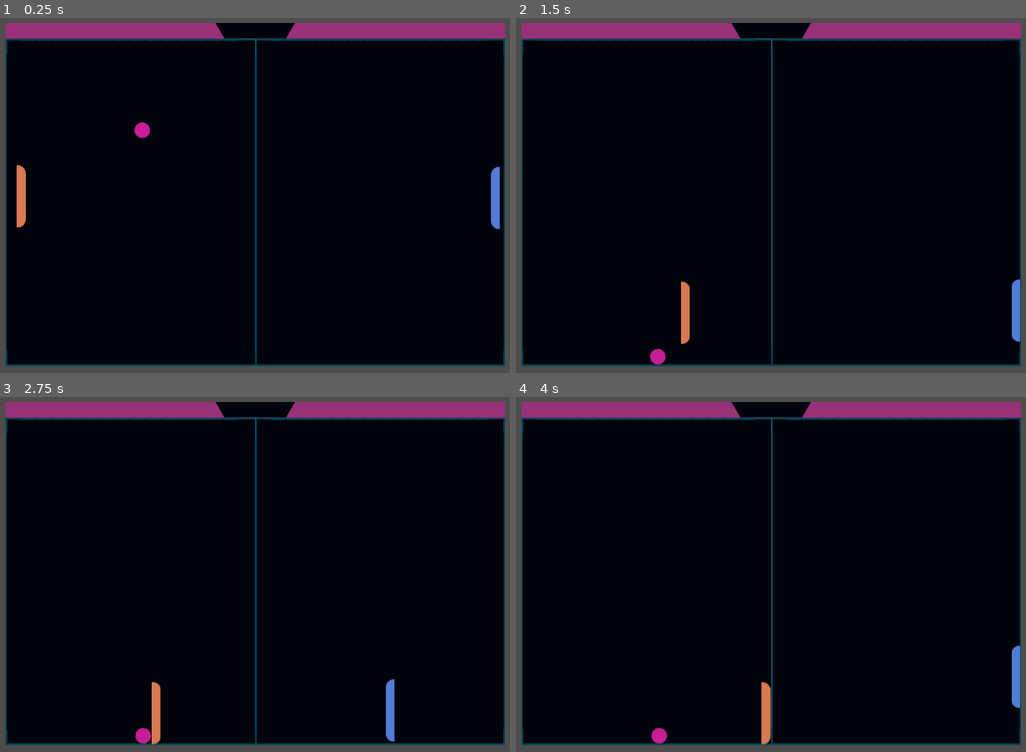
Above: before the commit, frames 1-4 (two rows, left to right).
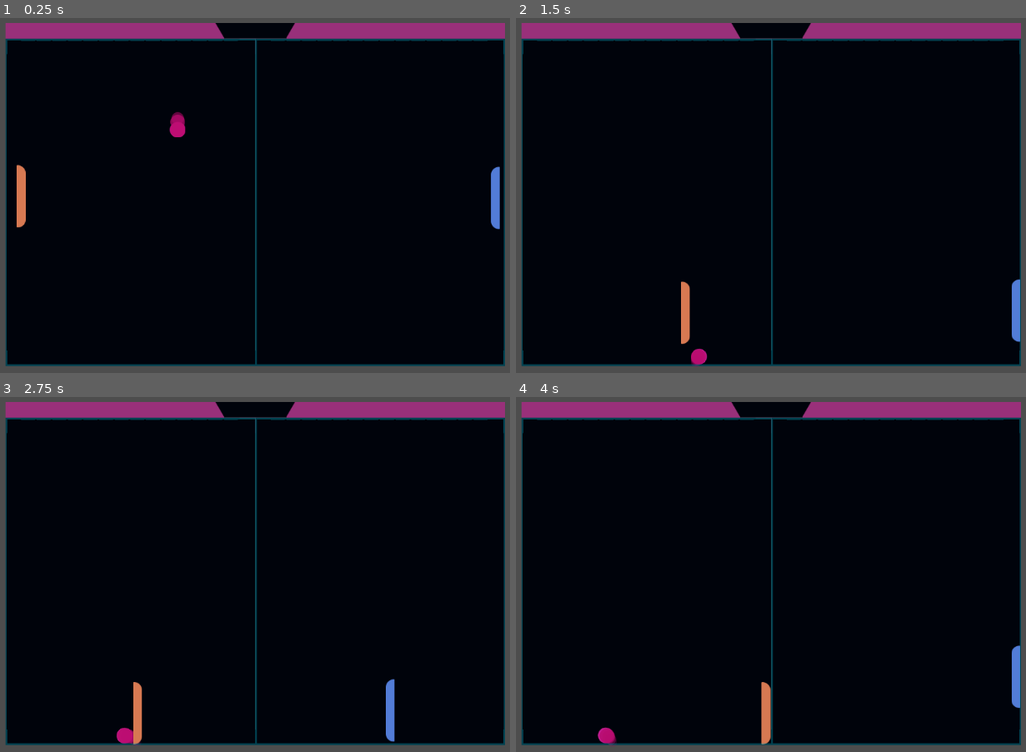
Above: after the commit, the same moments.

Repository: nikeshnaik/pingpong
Game: Godot game, scene res://scenes/main_game.tscn
Two runs of this game, one before a commit and one after it. Both use one fixed random seed, a clock stepped at 60 frames per second and the inputs below.
Inputs:
- Up to frame 1 (0.25 s): no input
- Up to frame 2 (1.5 s): tap Enter (ui_accept) at 0.5, 0.77 s; hold Right (ui_right) from 0.53 s (still down)
- Up to frame 3 (2.75 s): tap Enter (ui_accept) at 1.52 s; release Right (ui_right) at 2.03 s; hold Left (ui_left) from 2.03 s (still down)
- Up to frame 4 (4 s): release Left (ui_left) at 2.78 s; hold Right (ui_right) from 2.78 s (still down); tap Enter (ui_accept) at 3.02, 3.77 s

The runs differ from the first frame. In frame 1, 0.3% of the frame differs, in the area x 26-37%, y 26-34%; in frame 2, 0.2%; in frame 3, 0.8%, in the area x 22-32%, y 80-99%; in frame 4, 0.3%.

Commit message:
feat: ball fade

Diff:
--- a/scenes/ball.tscn
+++ b/scenes/ball.tscn
@@ -6,11 +6,18 @@
 [sub_resource type="CircleShape2D" id="CircleShape2D_vd241"]
 radius = 15.0
 
+[sub_resource type="Curve" id="Curve_2pnoi"]
+_data = [Vector2(0.0111732, 0.990736), 0.0, 0.0, 0, 0, Vector2(0.731844, 0.660333), 0.0, 0.0, 0, 0, Vector2(0.98324, 0.00261283), 0.0, 0.0, 0, 0]
+point_count = 3
+
+[sub_resource type="Gradient" id="Gradient_pvy6j"]
+offsets = PackedFloat32Array(0, 0.983333)
+colors = PackedColorArray(0.959618, 0.455561, 0.77344, 1, 0.776471, 0.117647, 0.584314, 0)
+
 [node name="Node" type="Node2D"]
 
 [node name="Ball" type="RigidBody2D" parent="."]
 script = ExtResource("1_qfihn")
-metadata/_edit_lock_ = true
 
 [node name="CollisionShape2D" type="CollisionShape2D" parent="Ball"]
 position = Vector2(-88, -81)
@@ -20,3 +27,13 @@
 [node name="Sprite2D" type="Sprite2D" parent="Ball"]
 position = Vector2(-88, -81)
 texture = ExtResource("2_rkrl3")
+metadata/_edit_lock_ = true
+
+[node name="CPUParticles2D" type="CPUParticles2D" parent="Ball/Sprite2D"]
+amount = 5
+lifetime = 0.2
+speed_scale = 0.5
+texture = ExtResource("2_rkrl3")
+scale_amount_curve = SubResource("Curve_2pnoi")
+color_ramp = SubResource("Gradient_pvy6j")
+metadata/_edit_lock_ = true
--- a/scenes/main_game.tscn
+++ b/scenes/main_game.tscn
@@ -173,4 +173,4 @@
 zoom = Vector2(0.9, 0.9)
 
 [node name="Ball" parent="." instance=ExtResource("5_gumqx")]
-position = Vector2(-129, -131)
+position = Vector2(-61, -132)
--- a/script/ball.gd
+++ b/script/ball.gd
@@ -1,11 +1,17 @@
 extends RigidBody2D
 
+@onready var trail = $Sprite2D/CPUParticles2D
 
 # Called when the node enters the scene tree for the first time.
-func _ready() -> void:
-	pass # Replace with function body.
+#func _ready() -> void:
+	#pass # Replace with function body.
 
 
 # Called every frame. 'delta' is the elapsed time since the previous frame.
 func _process(delta: float) -> void:
-	pass
+	if linear_velocity.length() > 1:
+		trail.emitting = true
+		var angle = linear_velocity.angle()
+		trail.rotation = angle
+	else:
+		trail.emitting = false
Not shown: 1 places in scenes/ball.tscn that only renumber resources
